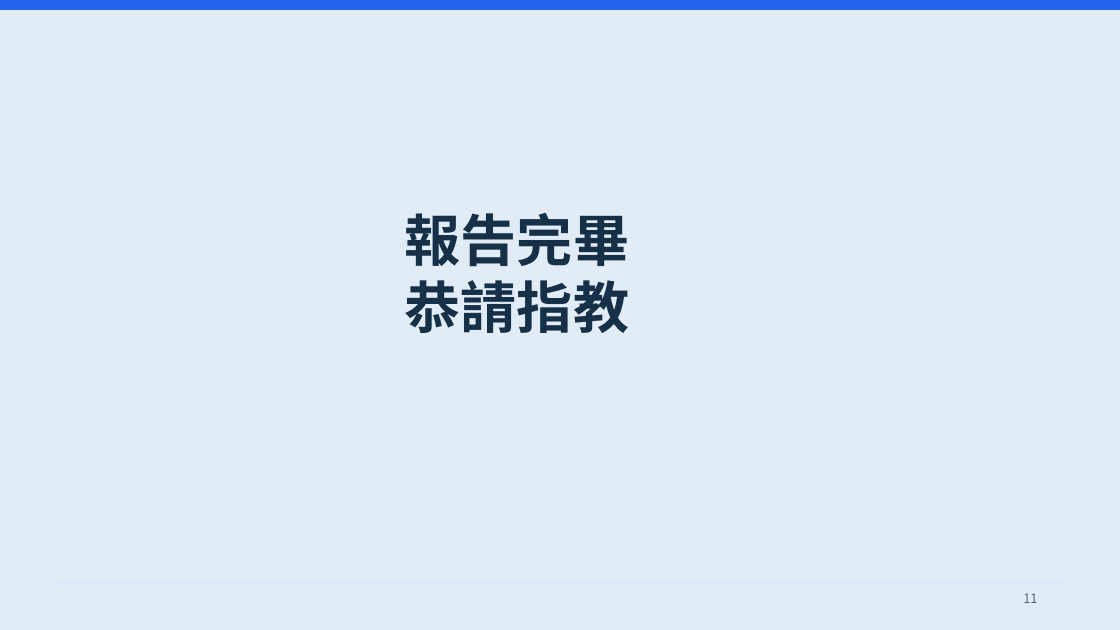
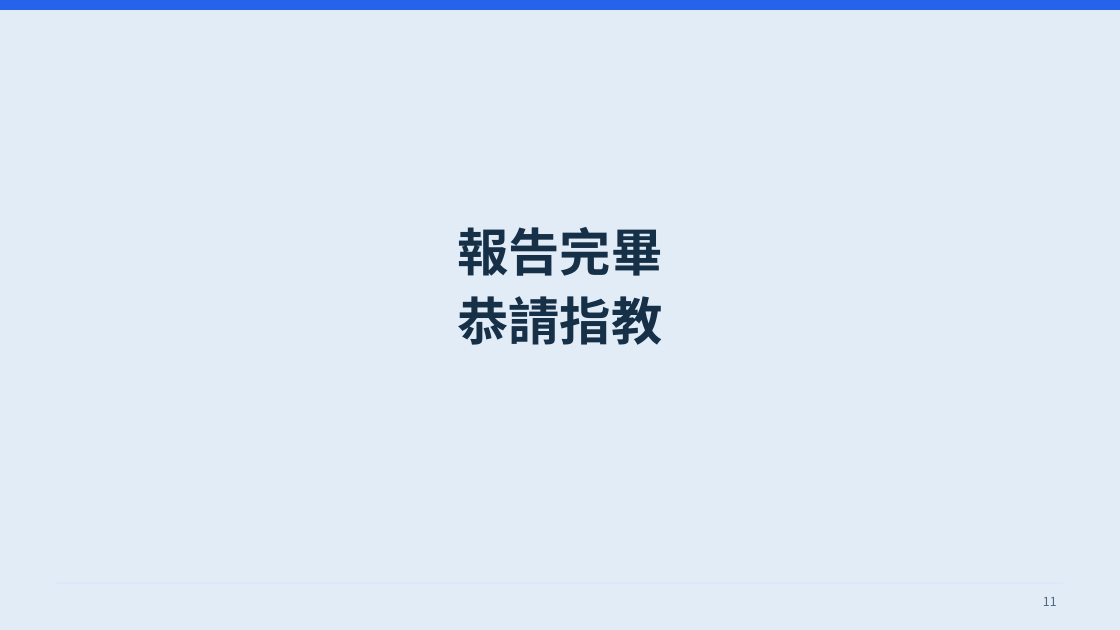
Before and after one commit to Sean970105/Sean970105, a slide deck: slide 12 of presentations/presentation.pptx. Drawn at 1120x630 pixels with LibreOffice and Linux fonts; fonts in the diff are those of the drawing. Boxes give left, top, right and bottom in pixels: in the first picture for what was removed or moved away, otherwise in the second. Text is boxed around its words. In the diff, an @@ line names an element or a change of style, - is before the commit and + after.

Commit message:
Tidy presentation layout and fix body text colors

```diff
--- a/presentations/presentation.pptx
+++ b/presentations/presentation.pptx
@@ text "報告完畢": place and size @@
-text "報告完畢" at <box>405,213,629,333</box>
+text "報告完畢" at <box>457,227,662,345</box>
@@ text "報告完畢" at <box>457,227,662,345</box>: size 72.1 to 66 pt; alignment left to centre; line spacing 86.5pt to 1.12; vertical alignment top to middle @@
@@ text "11" at <box>1043,597,1057,606</box>: size 16.5 to 16 pt; alignment left to right; line spacing 19.8pt to 1.12; vertical alignment top to middle @@
```
Also in this commit, not shown: 11 other slides changed, 1 other file.
